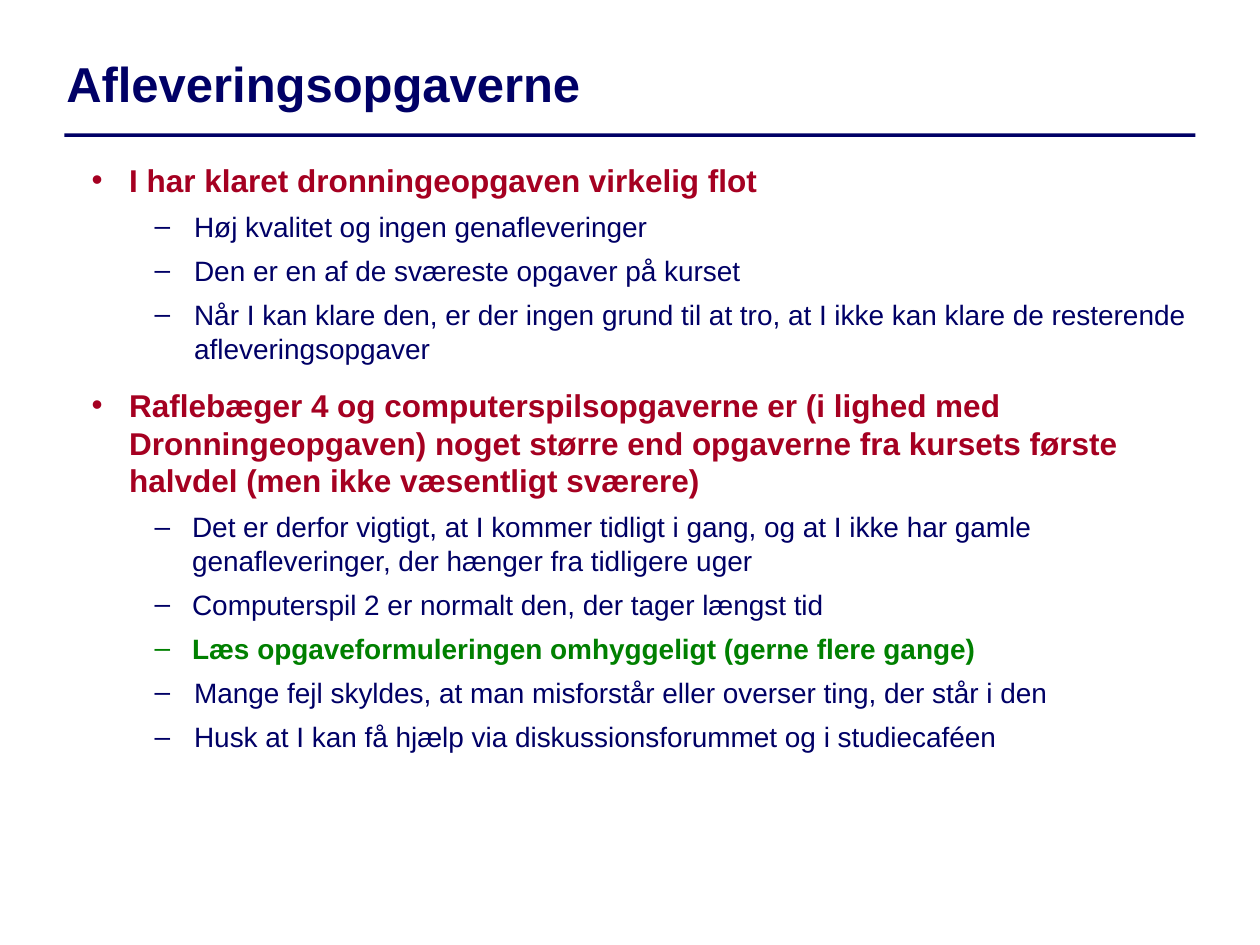
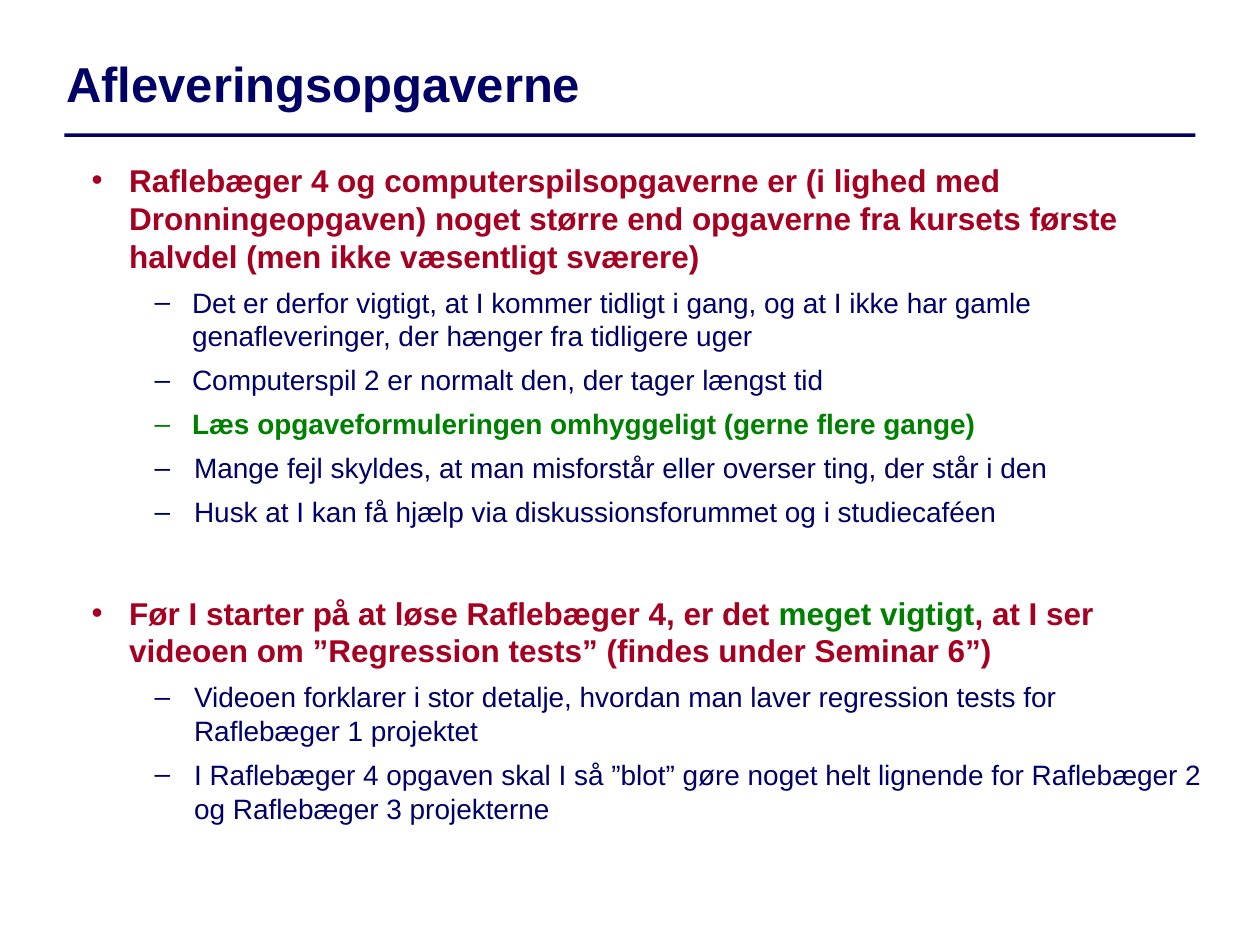
Before and after one commit to IntProgAU/Materiale, a slide deck: slide 4 of web/g22/status/Status6.pptx. Drawn at 1260x945 pixels with LibreOffice and Linux fonts; fonts in the diff are those of the drawing. Boxes give left, top, right and bottom in pixels: in the first picture for what was removed or moved away, otherwise in the second. Text is boxed around its words. In the diff, an @@ line names an element or a change of style, - is before the commit and + after.

```diff
--- a/web/g22/status/Status6.pptx
+++ b/web/g22/status/Status6.pptx
@@ text at [129,169,1185,364]: paragraphs removed @@
-  • I har klaret dronningeopgaven virkelig flot
-  – Høj kvalitet og ingen genafleveringer
-  – Den er en af de sværeste opgaver på kurset
-  – Når I kan klare den, er der ingen grund til at tro, at I ikke kan klare de resterende afleveringsopgaver
@@ text at [129,600,1201,824]: paragraphs added @@
+  • Før I starter på at løse Raflebæger 4, er det meget vigtigt, at I ser videoen om ”Regression tests” (findes under Seminar 6”)
+  – Videoen forklarer i stor detalje, hvordan man laver regression tests for
+    Raflebæger 1 projektet
+  – I Raflebæger 4 opgaven skal I så ”blot” gøre noget helt lignende for Raflebæger 2 og Raflebæger 3 projekterne
```
Also in this commit, not shown: 1 other slide changed.
